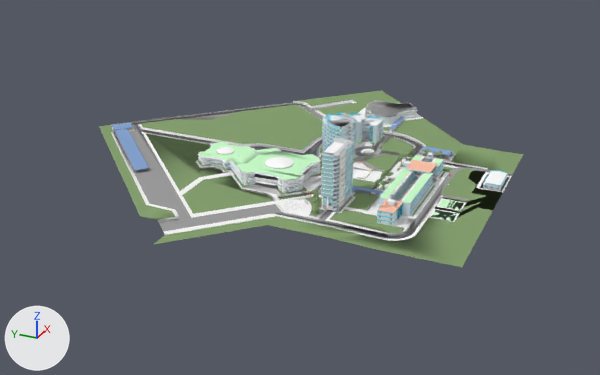
The Blender file public/model-design/map.blend: old version first, new version second.
Camera for both pictures: a 50 mm lens placed at (-24.2, -10.95, 10.2), pointed at (-2.27, -1.08, -0.76). The lights are fixed; the arrows at lower left show +X, +Y and +Z. The older version comes first.

Before the edit, the objects in view are built like this:
```python
me_map = bpy.data.meshes.new('map')
me_map.from_pydata(...)  # 79923 vertices, 80048 faces; spans x -8.57..5.81, y -0.05..1.77, z -6.81..7.28
me_map.materials.append(mat_m05_graphite_haze_001)  # grey #b2b2b2
me_map.materials.append(mat_g02_spring_lime_001)  # green #cbffcb
me_map.materials.append(mat_uit_suporting_blue_001)  # pale blue #dff2fb
me_map.materials.append(mat_m00_soft_cloud_001)  # white #ffffff
me_map.materials.append(mat_uit_main_blue_001)  # cyan #16d5f6
me_map.materials.append(mat_m03_pewter_shine_001)  # light grey #d4d4d4
me_map.materials.append(mat_frontcolor_001)  # white #ffffff
me_map.materials.append(mat_m06_steel_smoke_001)  # grey #9d9d9d
me_map.materials.append(mat_uit_azure_001)  # blue #85a4d3
me_map.materials.append(mat_uit_glasswindow_main_001)  # cyan #6ca3a2
me_map.materials.append(mat_uit_glasswindow_supporting_001)  # cyan #acdce2
me_map.materials.append(mat_m07_charcoal_gleam_001)  # grey #838383
me_map.materials.append(mat_a03_pink_ember_001)  # pink #ffa9a9
me_map.materials.append(mat_b03_apricot_glow_001)  # beige #ffc4a9
me_map.materials.append(mat_c01_vanilla_cream_001)  # pale yellow #fff4e8
me_map.materials.append(mat_color_e08_001)  # green #85a06e
me_map.materials.append(mat_d03_lemon_mist_001)  # beige #ffeda9
me_map.materials.append(mat_a06_ruby_spark_001)  # red #e70000
me_map.materials.append(mat_color_c08_001)  # beige #c5b091
me_map.materials.append(mat_auto_1_001)  # light grey #d1d1d1
ob_map = bpy.data.objects.new('map', me_map)
ob_map.location = (0.0, 0.0, 0.0)
ob_map.rotation_euler = (1.571, 0.0, 0.0)  # degrees (90, 0, 0)
```
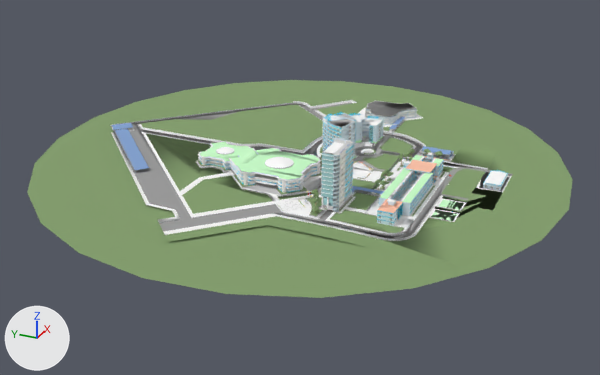
Commit message: Fix map UI

What differs and where, as boxes [x1, y1, x2, y2] in the pictures (600 x 375 px; the box of a moved part takes in the faces that stretch with it):
'map', reshaped
    before: [99, 90, 523, 267]
    after: [27, 80, 573, 298]
part 1 of me_map, added (green)
    after: [27, 80, 573, 298]
part 2 of me_map, moved or reshaped
    before: [200, 114, 449, 205]
    after: [200, 114, 449, 214]
part 3 of me_map, cut back
    before: [99, 125, 336, 244]
    after: [165, 216, 336, 242]
part 4 of me_map, recoloured (white to light grey)
    both: [366, 101, 416, 116]

Diff of the bpy script that builds the scene:
```diff
--- a/public/model-design/map.blend.py
+++ b/public/model-design/map.blend.py
@@ mat_sree_complexion_2_001 @@
+mat_sree_complexion_2_001 = principled_material('Sree_Complexion_2.001')
+mat_sree_complexion_2_001.base_color = (0.647, 0.459, 0.365)  # beige #d2b4a3
+mat_sree_complexion_2_001.roughness = 1.0
+mat_sree_complexion_2_001.specular_ior_level = 0.33
@@ me_map @@
 # used by ob_map; location = (0.0, 0.0, 0.0); rotation_euler = (1.571, 0.0, 0.0), in degrees (90, 0, 0)
-me_map.from_pydata(...)  # 79923 vertices, 80048 faces; spans x -8.57..5.81, y -0.05..1.77, z -6.81..7.28
+me_map.from_pydata(...)  # 79953 vertices, 79767 faces; spans x -10.01..6.83, y -0.05..1.77, z -7.63..9.21
+# me_map part 1: a new loose piece of 24 vertices spanning x -10.01..6.83, y -0.05, z -7.63..9.21, in mat_color_e08_001 (green #85a06e)
+# me_map part 2: 927 vertices moved within x -5.46..0.62, y 0.01..1.77, z -1.96..5.2; 10 vertices removed from x -3.47..-2.37, y 0.06..0.2, z -1.87..1.89; 18 vertices added at x -5.02..-2.37, y 0.01..0.21, z -1.87..2.49
+# me_map part 3: 1 vertex moved from x -8.57, y 0.0, z -0.22 to x -8.28, y 0.0, z 0.06; 2 vertices removed from x -7.33..-1.98, y 0.0, z -6.81..-1.46
+# me_map part 4: 1 face spanning x 2.09..3.83, y 0.38, z 1.35..3.13 switches from mat_frontcolor_001 (white #ffffff) to mat_m03_pewter_shine_001 (light grey #d4d4d4)
+# other edits to the shape of me_map do not show in these pictures
 me_map.materials.append(mat_m05_graphite_haze_001)
@@ me_map @@
 me_map.materials.append(mat_auto_1_001)
+me_map.materials.append(mat_sree_complexion_2_001)  # beige #d2b4a3
```
